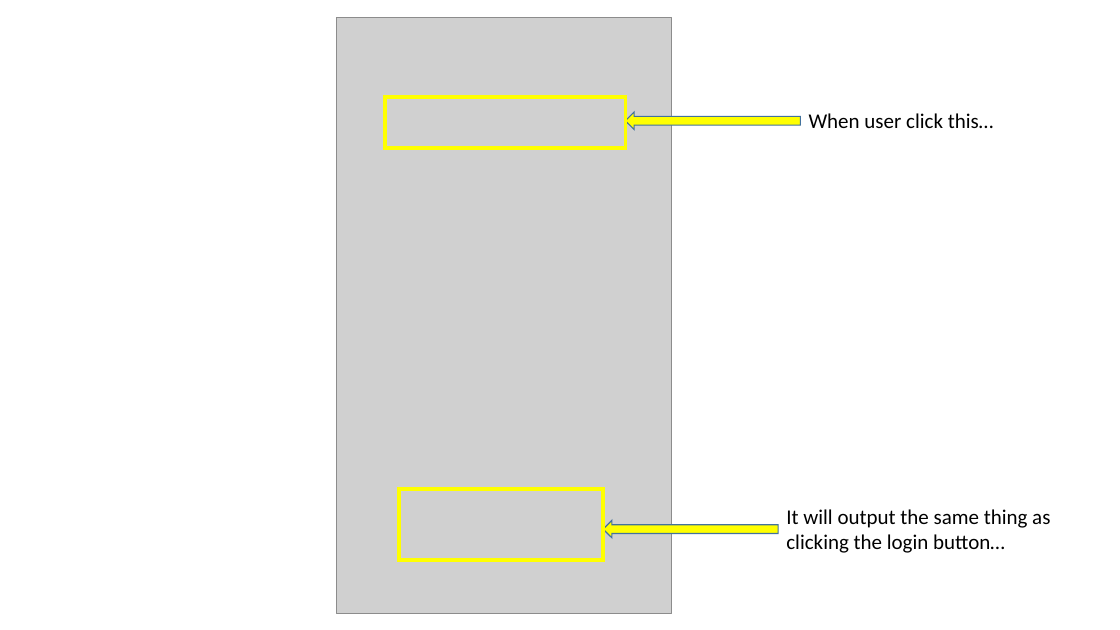
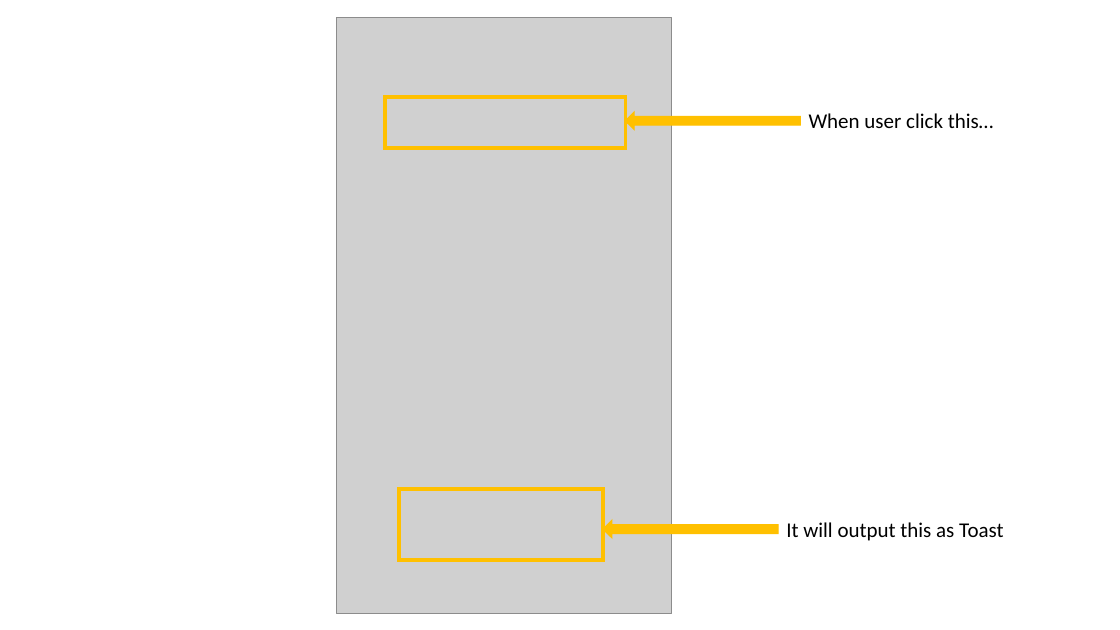
Before and after one commit to Nadzmi-Freelance/Android-Training, a slide deck: slide 27 of presentation/project.pptx (slide 26 before the commit). Drawn at 1120x630 pixels with LibreOffice and Linux fonts; fonts in the diff are those of the drawing; grey boxes stand for pictures. Boxes give left, top, right and bottom in pixels: in the first picture for what was removed or moved away, otherwise in the second. Text is boxed around its words. In the diff, an @@ line names an element or a change of style, - is before the commit and + after.

```diff
--- a/presentation/project.pptx
+++ b/presentation/project.pptx
@@ rectangle at <box>385,97,625,148</box>: outline #FFFF00 3 pt to #FFC000 3 pt @@
@@ right arrow at <box>625,112,800,129</box>: fill #FFFF00 to #FFC000; outline #43739E 1 pt to #FFC000 1 pt @@
@@ rectangle at <box>399,489,603,560</box>: outline #FFFF00 3 pt to #FFC000 3 pt @@
@@ right arrow at <box>603,520,778,538</box>: fill #FFFF00 to #FFC000; outline #43739E 1 pt to #FFC000 1 pt @@
@@ text at <box>786,522,1003,541</box>: text changed @@
-It will output the same thing as
-clicking the login button…
+It will output this as Toast
```
Also in this commit, not shown: 5 other slides changed, 13 slides added, 3 slides removed, 8 other files.
